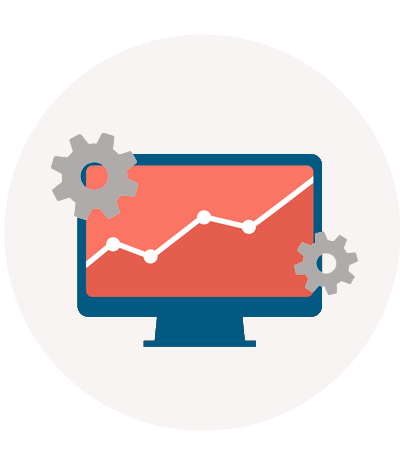
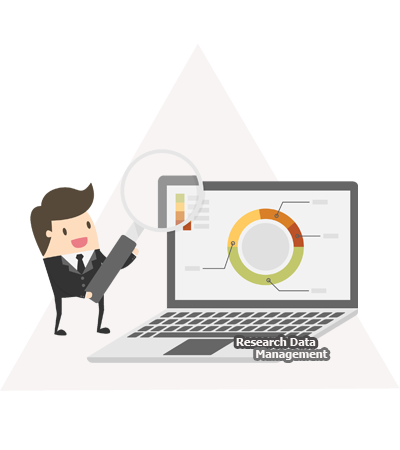
Two versions of the same layered image (w=400, h=450). Layer-by-layer changes:
added layer "Management" above "Research Data" over [256, 350, 328, 360]
added layer "Research Data" above "Layer 1" over [236, 337, 316, 346]
painted on "Layer 1" over [28, 64, 371, 407]
renamed "Shape 1" to "Shape 2", painted on it over [0, 34, 400, 431]
